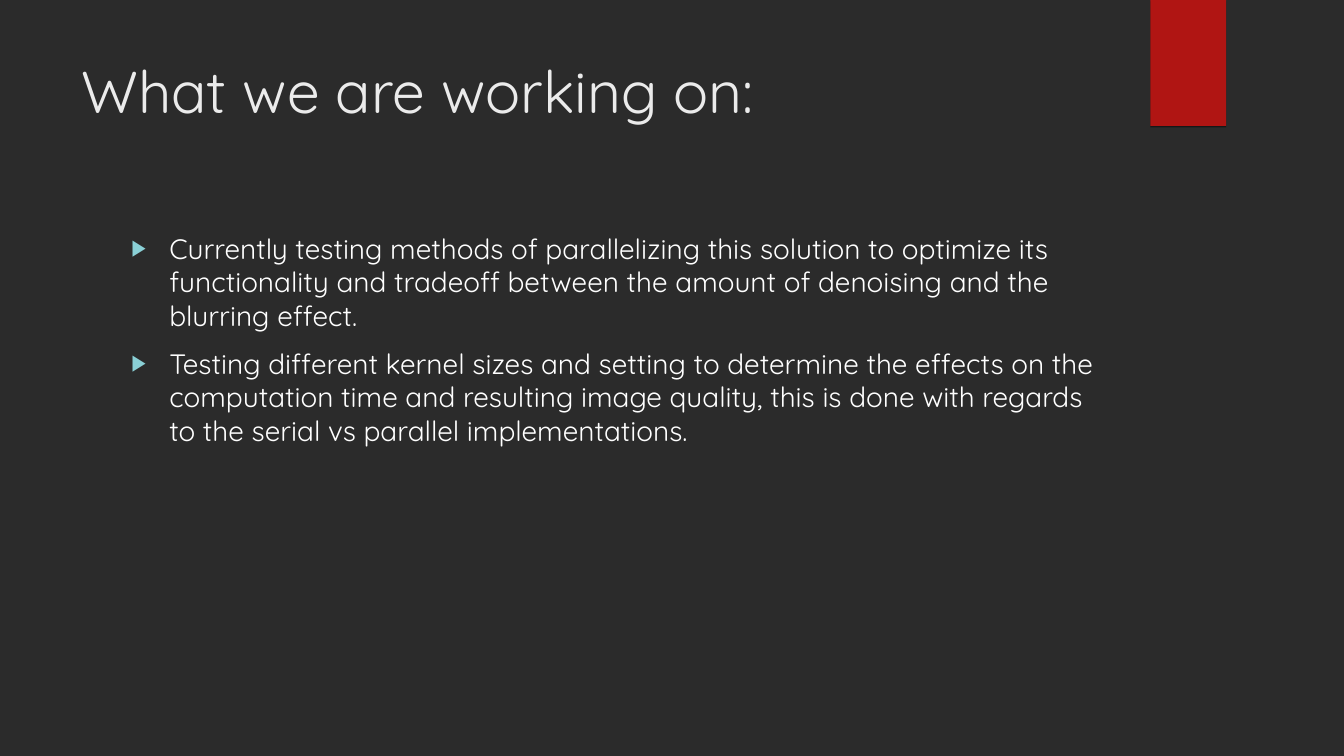
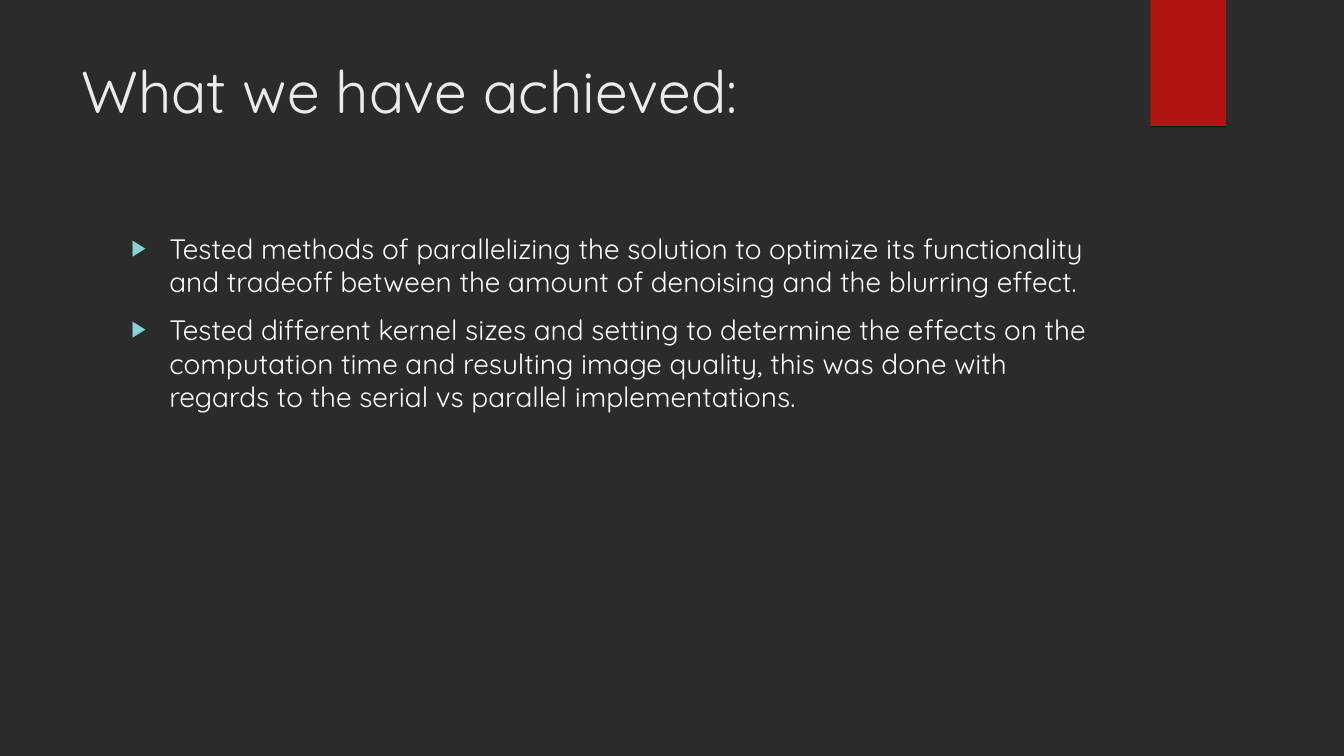
Before and after one commit to nivekranjith/Clarity, a slide deck: slide 6 of Image Processing [Week 2] - ppt format.ppt. Drawn at 1344x756 pixels with LibreOffice and Linux fonts; fonts in the diff are those of the drawing; background and template pictures are left out; a plain dark background stands for a picture behind light text. Boxes give left, top, right and bottom in pixels: in the first picture for what was removed or moved away, otherwise in the second. Text is boxed around its words. In the diff, an @@ line names an element or a change of style, - is before the commit and + after.

```diff
--- a/Image Processing [Week 2] - ppt format.ppt
+++ b/Image Processing [Week 2] - ppt format.ppt
@@ title at [81, 69, 737, 114]: text changed @@
-What we are working on:
+What we have achieved:
@@ text at [169, 238, 1086, 413]: text changed @@
-▶ Currently testing methods of parallelizing this solution to optimize its functionality and tradeoff between the amount of denoising and the blurring effect.
-▶ Testing different kernel sizes and setting to determine the effects on the computation time and resulting image quality, this is done with regards to the serial vs parallel implementations.
+▶ Tested methods of parallelizing the solution to optimize its functionality and tradeoff between the amount of denoising and the blurring effect.
+▶ Tested different kernel sizes and setting to determine the effects on the computation time and resulting image quality, this was done with regards to the serial vs parallel implementations.
```
Also in this commit, not shown: 2 other slides changed.
